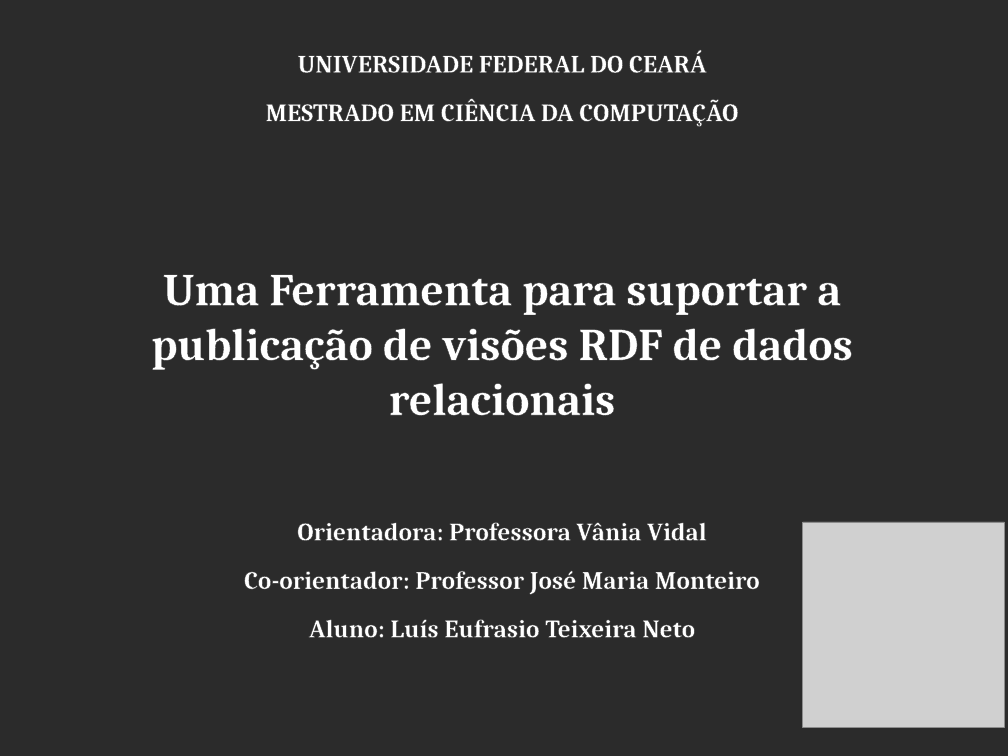
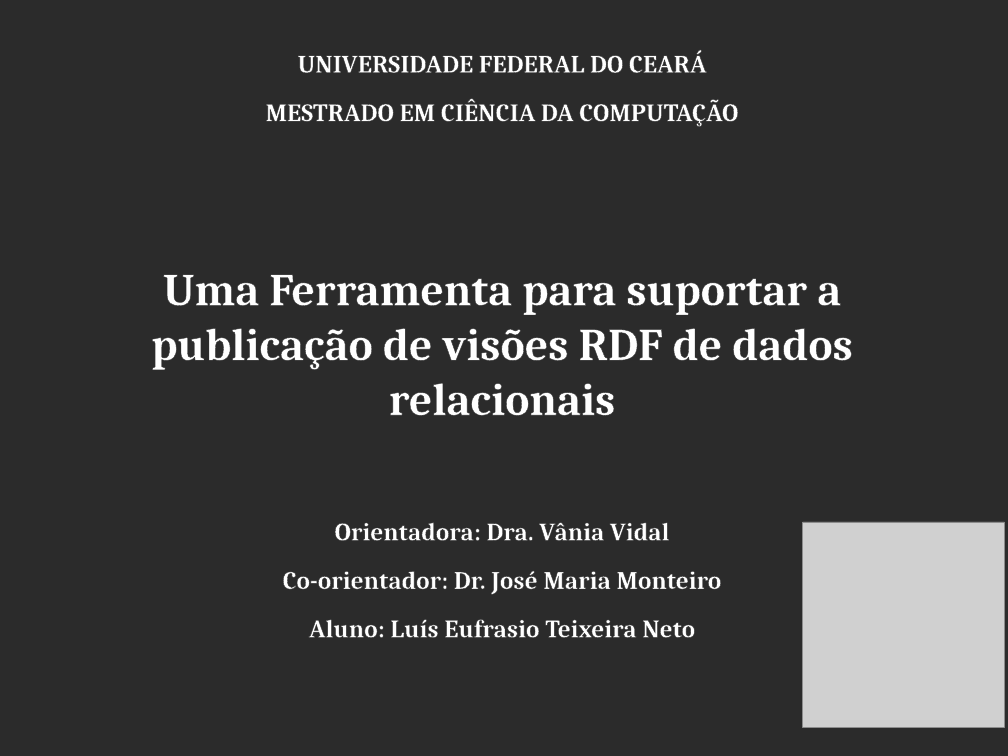
Before and after one commit to luiseufrasio/mestrado-ufc-eufrasio, a slide deck: slide 1 of docs/Pre-proposta.odp. Drawn at 1008x756 pixels with LibreOffice and Linux fonts; fonts in the diff are those of the drawing; grey boxes stand for pictures; background and template pictures are left out; a plain dark background stands for a picture behind light text. Boxes give left, top, right and bottom in pixels: in the first picture for what was removed or moved away, otherwise in the second. Text is boxed around its words. In the diff, an @@ line names an element or a change of style, - is before the commit and + after.

```diff
--- a/docs/Pre-proposta.odp
+++ b/docs/Pre-proposta.odp
@@ text at (x1=283, y1=523, x2=721, y2=594): text changed @@
-Orientadora: Professora Vânia Vidal
-Co-orientador: Professor José Maria Monteiro
+Orientadora: Dra. Vânia Vidal
+Co-orientador: Dr. José Maria Monteiro
```
Also in this commit, not shown: 4 other slides changed, 47 slides added, 1 slide removed, 1 other file.
